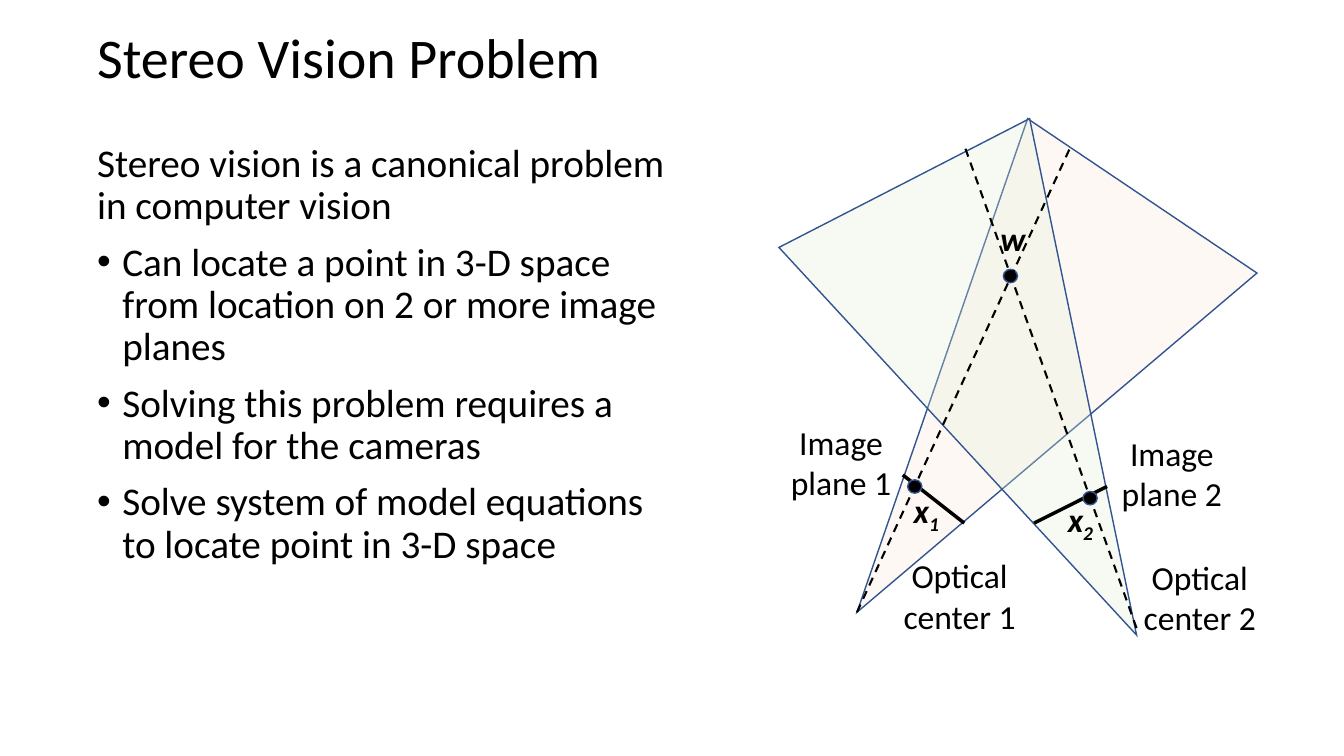
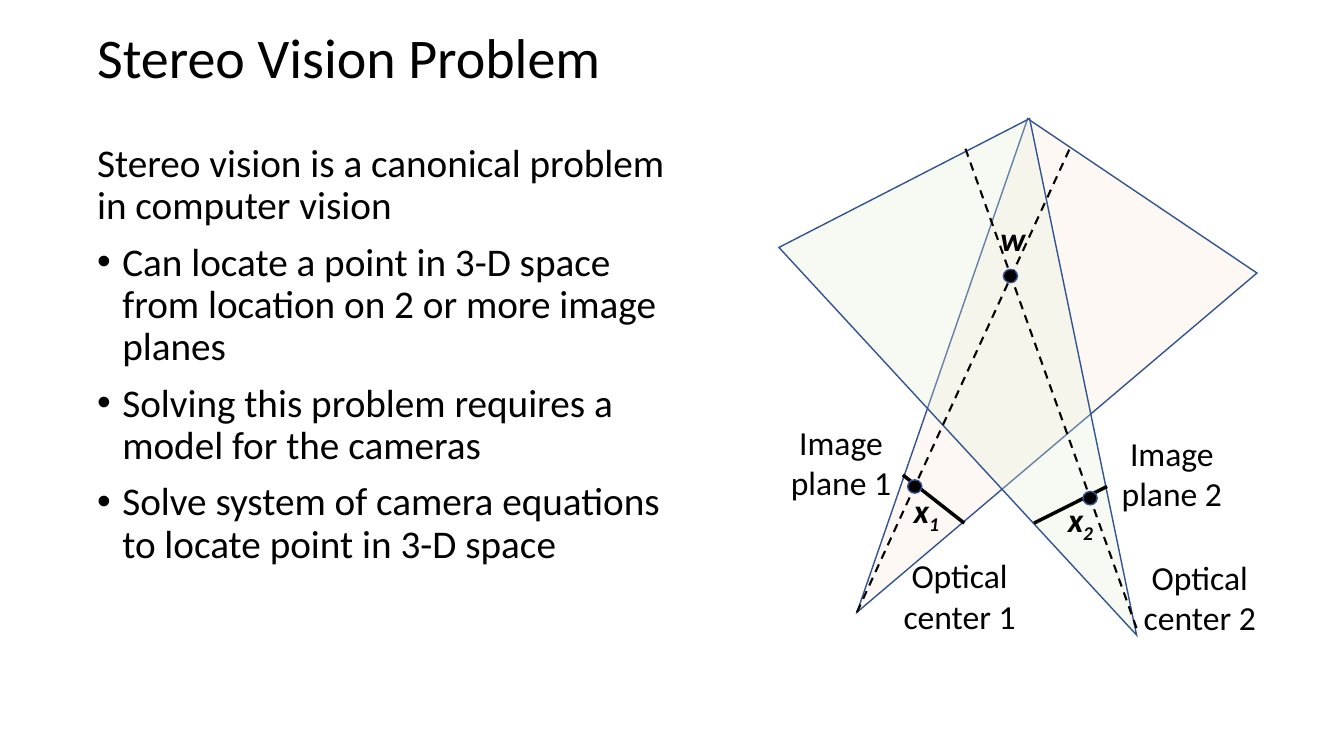
Before and after one commit to StephenElston/CSCI-E25, a slide deck: slide 4 of Slides/9_HomographyProjection.pptx. Drawn at 1344x756 pixels with LibreOffice and Linux fonts; fonts in the diff are those of the drawing. Boxes give left, top, right and bottom in pixels: in the first picture for what was removed or moved away, otherwise in the second. Text is boxed around its words. In the diff, an @@ line names an element or a change of style, - is before the commit and + after.

```diff
--- a/Slides/9_HomographyProjection.pptx
+++ b/Slides/9_HomographyProjection.pptx
@@ text at (x1=122, y1=487, x2=659, y2=565): text changed @@
-• Solve system of model equations to locate point in 3-D space
+• Solve system of camera equations to locate point in 3-D space
```
Also in this commit, not shown: 6 other slides changed, 2 slides added.
